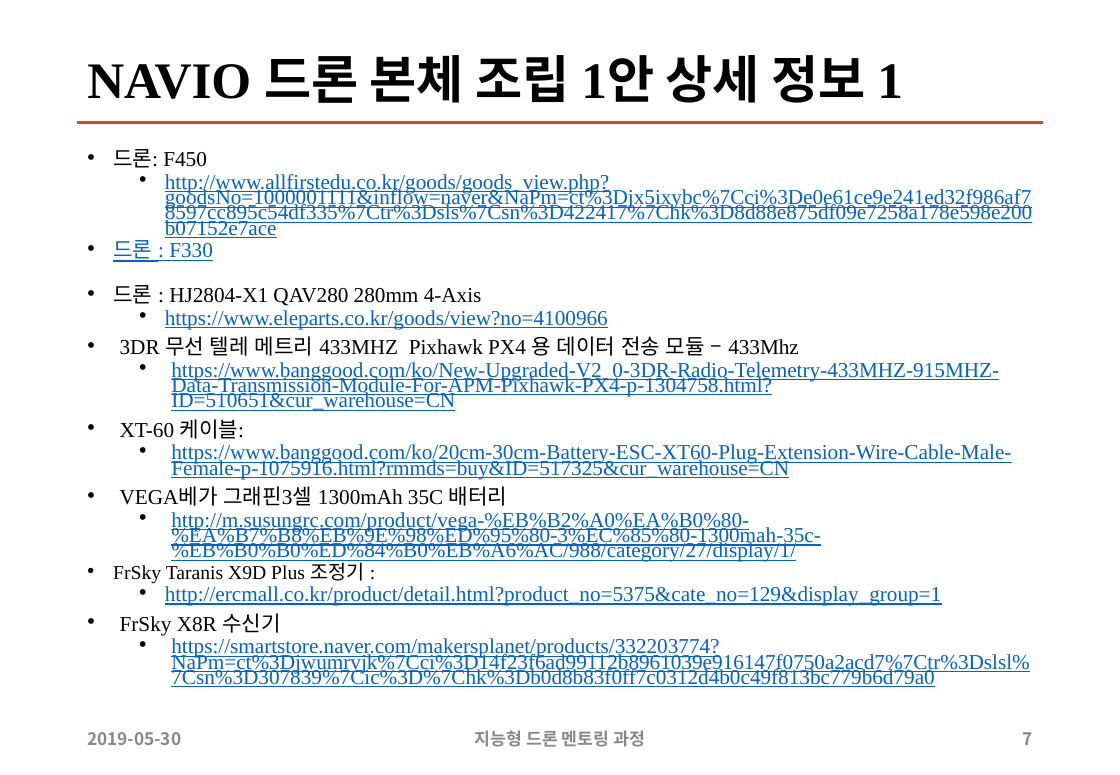
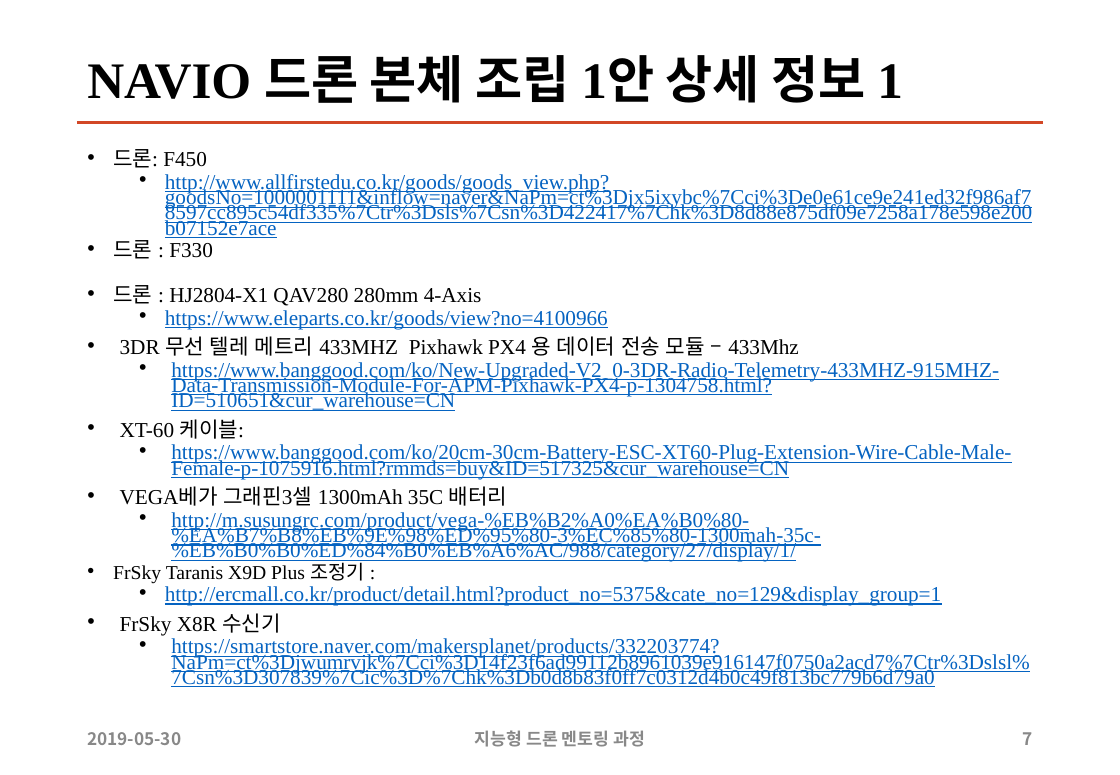
Before and after one commit to sunabove/autopilot_doc, a slide deck: slide 7 of 120 구매/108 2차 지능형 드론 멘토링 HW 구매 목록 19년 6월 V1.2.1.pptx. Drawn at 1120x775 pixels with LibreOffice and Linux fonts; fonts in the diff are those of the drawing. Boxes give left, top, right and bottom in pixels: in the first picture for what was removed or moved away, otherwise in the second. Text is boxed around its words. In the diff, an @@ line names an element or a change of style, - is before the commit and + after.

```diff
--- a/120 구매/108 2차 지능형 드론 멘토링 HW 구매 목록 19년 6월 V1.2.1.pptx
+++ b/120 구매/108 2차 지능형 드론 멘토링 HW 구매 목록 19년 6월 V1.2.1.pptx
@@ text at (113,240,213,259): text colour #0563C1 to #000000, underline off in "드론 : F330" @@
```
Also in this commit, not shown: 1 other slide changed.
